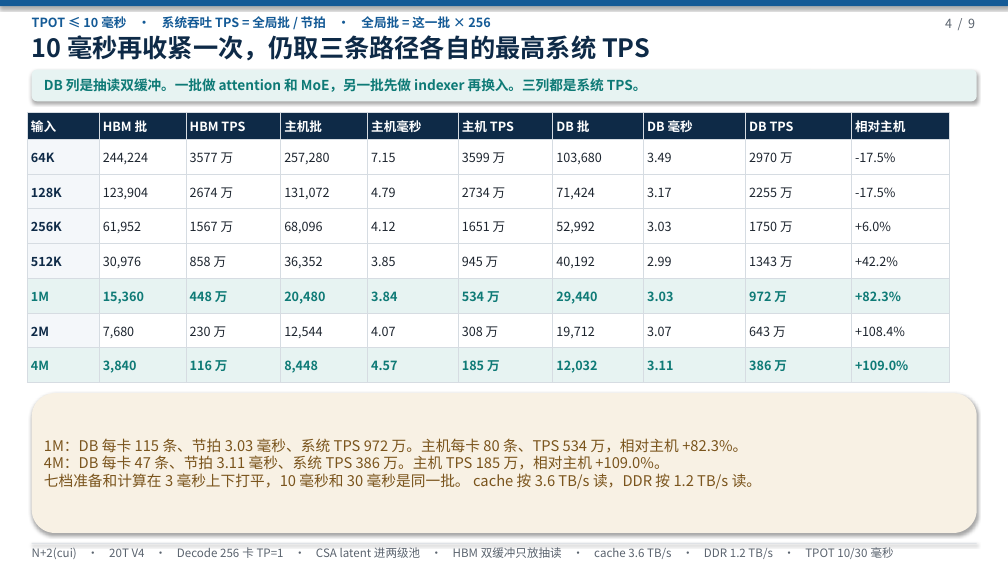
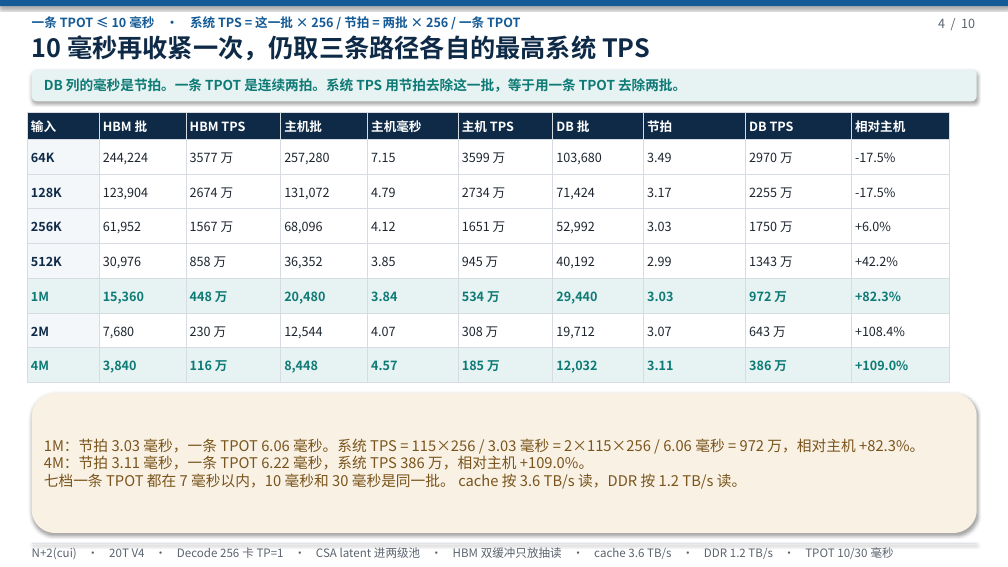
Before and after one commit to 69515164-rgb/UCL-MPComm, a slide deck: slide 4 of docs/N+2(cui)-20T-V4-两级池放CSA LATENT HBM DB抽读-590A.pptx. Drawn at 1008x567 pixels with LibreOffice and Linux fonts; fonts in the diff are those of the drawing. Boxes give left, top, right and bottom in pixels: in the first picture for what was removed or moved away, otherwise in the second. Text is boxed around its words. In the diff, an @@ line names an element or a change of style, - is before the commit and + after.

```diff
--- a/docs/N+2(cui)-20T-V4-两级池放CSA LATENT HBM DB抽读-590A.pptx
+++ b/docs/N+2(cui)-20T-V4-两级池放CSA LATENT HBM DB抽读-590A.pptx
@@ text at <box>32,16,520,28</box>: text changed @@
-TPOT ≤ 10 毫秒 · 系统吞吐 TPS = 全局批 / 节拍 · 全局批 = 这一批 × 256
+一条 TPOT ≤ 10 毫秒 · 系统 TPS = 这一批 × 256 / 节拍 = 两批 × 256 / 一条 TPOT
@@ text at <box>938,18,975,28</box>: text changed @@
-4 / 9
+4 / 10
@@ text at <box>44,78,686,92</box>: text changed @@
-DB 列是抽读双缓冲。一批做 attention 和 MoE，另一批先做 indexer 再换入。三列都是系统 TPS。
+DB 列的毫秒是节拍。一条 TPOT 是连续两拍。系统 TPS 用节拍去除这一批，等于用一条 TPOT 去除两批。
@@ table at <box>27,112,950,383</box> @@
-row 1, column 8: DB 毫秒
+row 1, column 8: 节拍
@@ text at <box>44,438,924,489</box>: text changed @@
-1M：DB 每卡 115 条、节拍 3.03 毫秒、系统 TPS 972 万。主机每卡 80 条、TPS 534 万，相对主机 +82.3%。
-4M：DB 每卡 47 条、节拍 3.11 毫秒、系统 TPS 386 万。主机 TPS 185 万，相对主机 +109.0%。
-七档准备和计算在 3 毫秒上下打平，10 毫秒和 30 毫秒是同一批。 cache 按 3.6 TB/s 读，DDR 按 1.2 TB/s 读。
+1M：节拍 3.03 毫秒，一条 TPOT 6.06 毫秒。系统 TPS = 115×256 / 3.03 毫秒 = 2×115×256 / 6.06 毫秒 = 972 万，相对主机 +82.3%。
+4M：节拍 3.11 毫秒，一条 TPOT 6.22 毫秒，系统 TPS 386 万，相对主机 +109.0%。
+七档一条 TPOT 都在 7 毫秒以内，10 毫秒和 30 毫秒是同一批。 cache 按 3.6 TB/s 读，DDR 按 1.2 TB/s 读。
```
Also in this commit, not shown: 8 other slides changed, 1 slide added, 1 other file.
